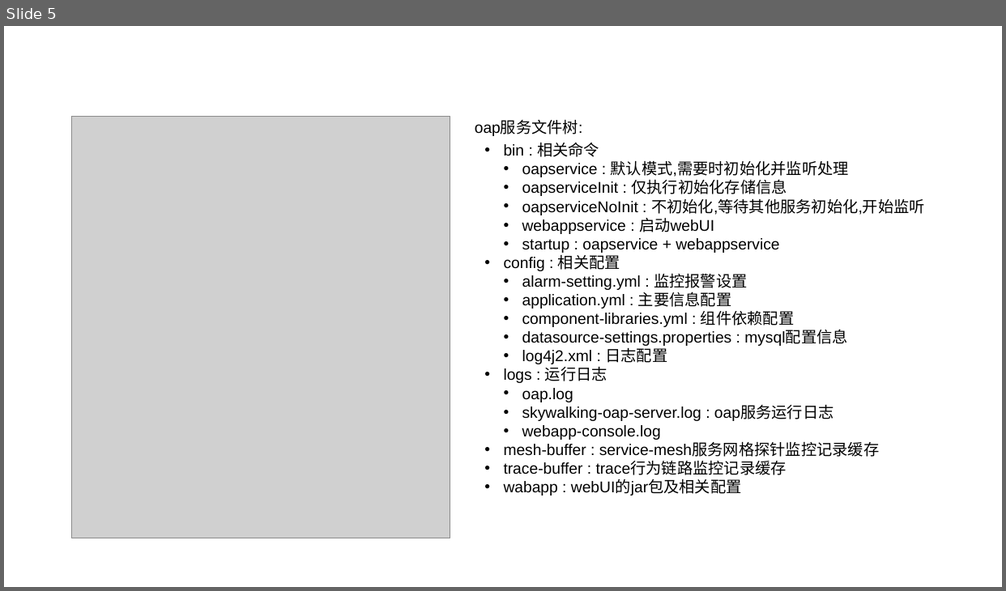
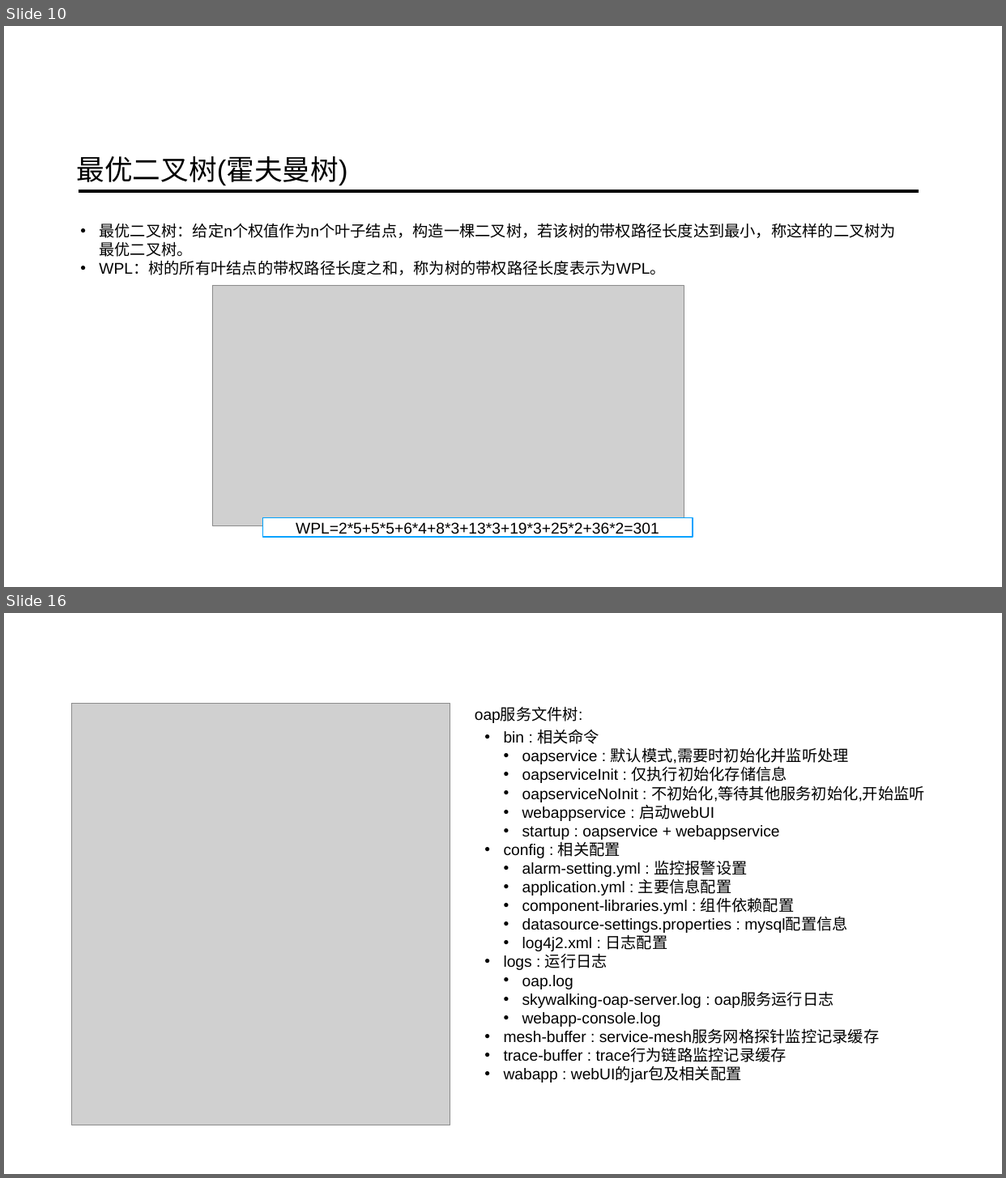
Before and after one commit to ainilili/data-structure-trees-demo, a slide deck: 数据结构之树.pptx. Shown one above the other, each under a label of ours: slide 5 before the commit, slides 10 and 16 after it; the slides between them are not shown. The pictures are 1006x591 and 1006x1178 pixels, drawn with LibreOffice and Linux fonts; fonts in the diff are those of the drawing; grey boxes stand for pictures; background and template pictures are left out. Boxes give left, top, right and bottom in pixels: in the first picture for what was removed or moved away, otherwise in the second. Text is boxed around its words. In the diff, an @@ line names an element or a change of style, - is before the commit and + after.

```diff
--- a/数据结构之树.pptx
+++ b/数据结构之树.pptx
@@ slide 10 added at box(4, 26, 1002, 587), background picture (left out) @@
@@ text added at box(77, 156, 348, 186), 54 pt, text #000000 @@
+最优二叉树(霍夫曼树)
@@ line added from (79, 191) to (918, 191), #000000 6.5 pt @@
@@ text added at box(99, 224, 896, 275), 30 pt, text #000000 @@
+• 最优二叉树：给定n个权值作为n个叶子结点，构造一棵二叉树，若该树的带权路径长度达到最小，称这样的二叉树为 最优二叉树。
+• WPL：树的所有叶结点的带权路径长度之和，称为树的带权路径长度表示为WPL。
@@ picture added at box(212, 285, 684, 526) @@
@@ rectangle added at box(263, 518, 692, 537), fill #FFFFFF, outline #00A2FF 2 pt, 30 pt, text #000000 @@
+WPL=2*5+5*5+6*4+8*3+13*3+19*3+25*2+36*2=301
@@ what was slide 5 is now slide 16 @@
```
Also in this commit, not shown: 14 other slides added, 4 slides removed.
